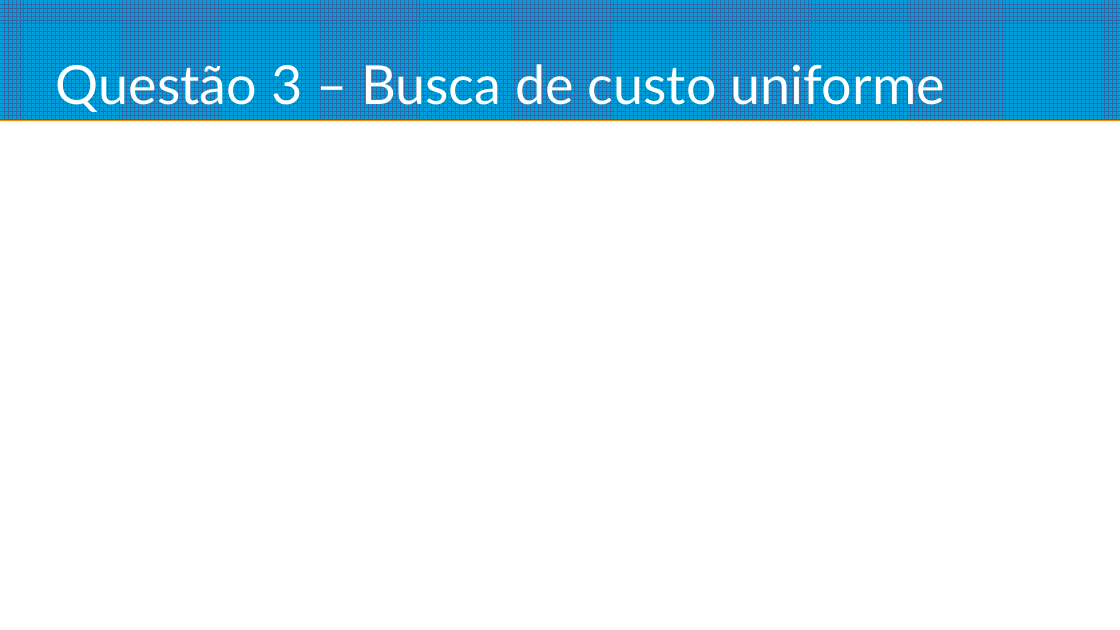
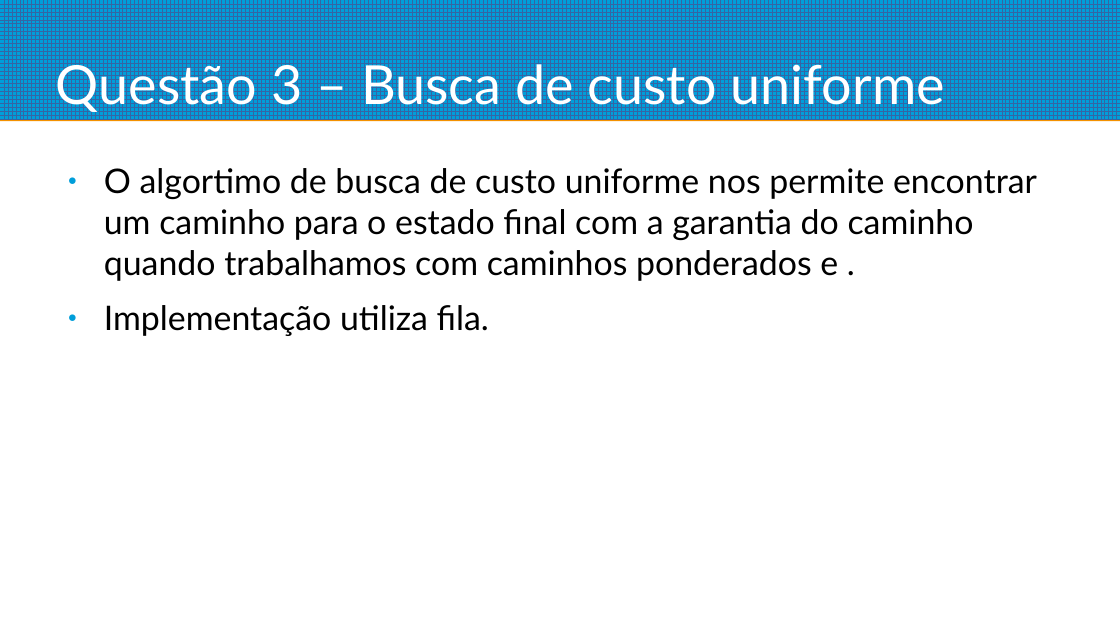
Before and after one commit to krugerleo/cs188, a slide deck: slide 6 of project1/apresentacao.odp (slide 5 before the commit). Drawn at 1120x630 pixels with LibreOffice and Linux fonts; fonts in the diff are those of the drawing. Boxes give left, top, right and bottom in pixels: in the first picture for what was removed or moved away, otherwise in the second. Text is boxed around its words. In the diff, an @@ line names an element or a change of style, - is before the commit and + after.

```diff
--- a/project1/apresentacao.odp
+++ b/project1/apresentacao.odp
@@ text added at bbox=[104, 168, 1037, 336], 24 pt, text #000000 @@
+● O algortimo de busca de custo uniforme nos permite encontrar um caminho para o estado final com a garantia do caminho quando trabalhamos com caminhos ponderados e .
+● Implementação utiliza fila.
```
Also in this commit, not shown: 2 other slides changed, 1 slide added.
